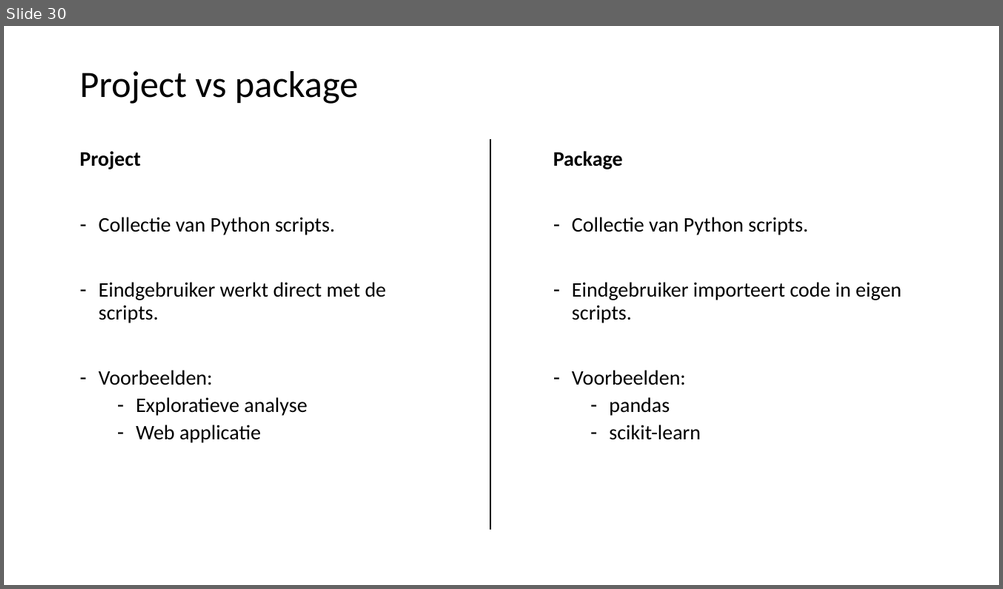
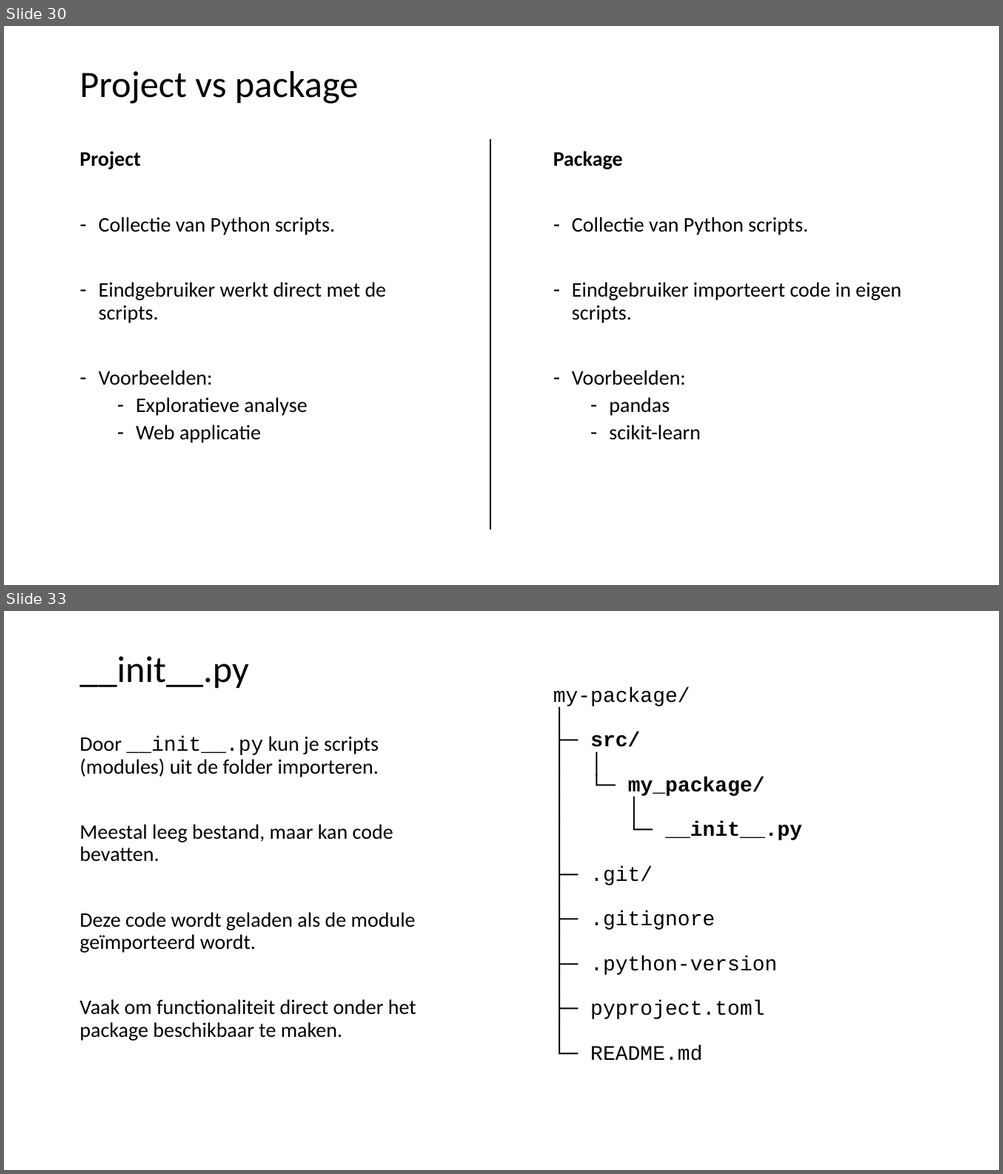
Before and after one commit to LFKoning/knowledge-sharing, a slide deck: python_course_4p/1_venv_package/1_venv_package.pptx. Shown one above the other, each under a label of ours: slide 30 before the commit, slides 30 and 33 after it; the slides between them are not shown. The pictures are 1003x589 and 1003x1174 pixels, drawn with LibreOffice and Linux fonts; fonts in the diff are those of the drawing. Boxes give left, top, right and bottom in pixels: in the first picture for what was removed or moved away, otherwise in the second. Text is boxed around its words. In the diff, an @@ line names an element or a change of style, - is before the commit and + after.

Commit message:
Update Python 4P parts 1 and 2

```diff
--- a/python_course_4p/1_venv_package/1_venv_package.pptx
+++ b/python_course_4p/1_venv_package/1_venv_package.pptx
@@ slide 33 added at bbox=[4, 611, 999, 1170], background #FFFFFF @@
@@ title added at bbox=[79, 656, 248, 688], 36 pt, text #000000 @@
+__init__.py
@@ text added at bbox=[553, 687, 802, 1061], 20 pt, text #000000 @@
+my-package/
+│
+├─ src/
+│ │
+│ └─ my_package/
+│ │
+│ └─ __init__.py
+│
+├─ .git/
+│
+├─ .gitignore
+│
+├─ .python-version
+│
+├─ pyproject.toml
+│
+└─ README.md
@@ text added at bbox=[79, 736, 416, 1041], 20 pt, text #000000 @@
+Door __init__.py kun je scripts (modules) uit de folder importeren.
+Meestal leeg bestand, maar kan code bevatten.
+Deze code wordt geladen als de module geïmporteerd wordt.
+Vaak om functionaliteit direct onder het package beschikbaar te maken.
```
Also in this commit, not shown: 6 slides changed, 11 other slides added, 2 slides removed, 2 other files.
